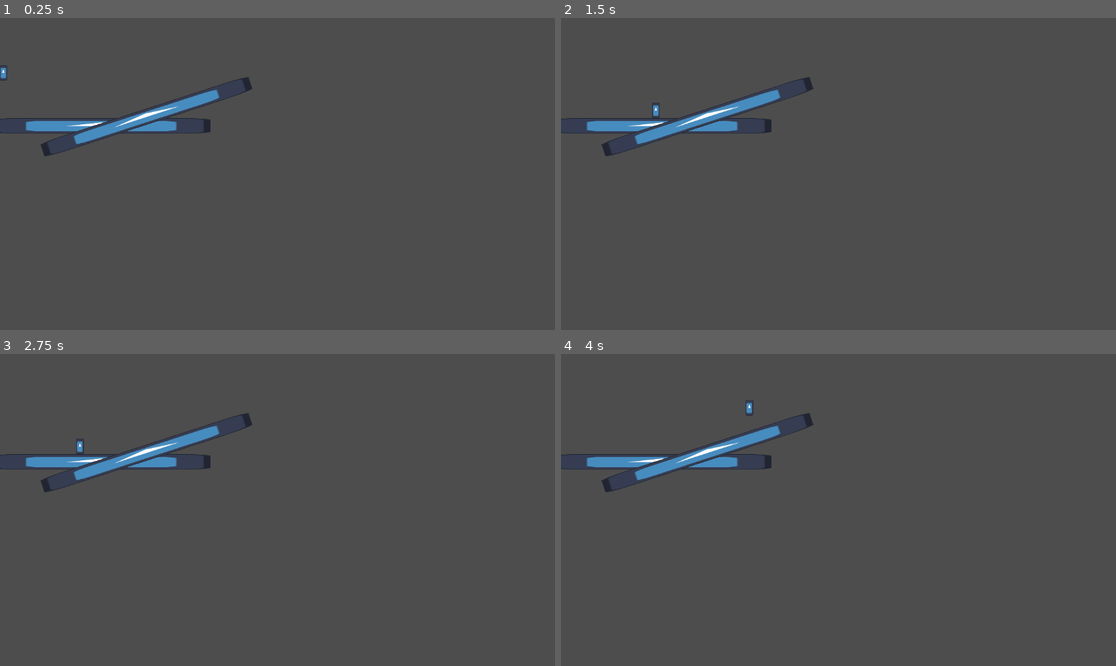
Above: before the commit, frames 1-4 (two rows, left to right).
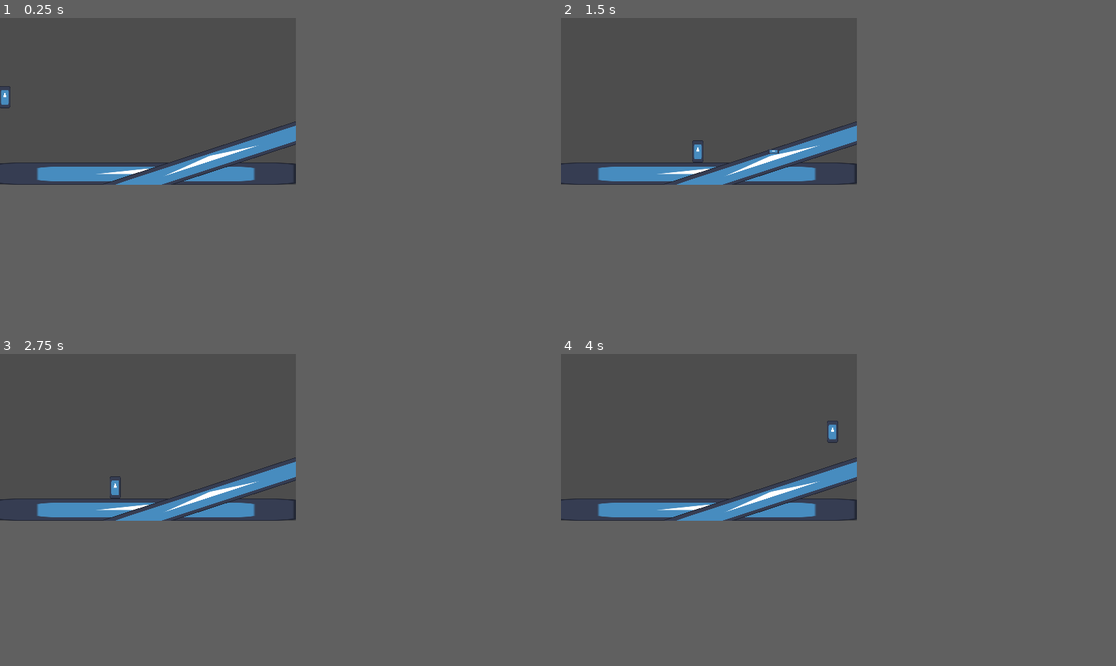
Above: after the commit, the same moments.

Repository: BisDante/venom-shadow
Game: Godot game, scene res://scenes/test_stage.tscn
The game is run twice, just before and just after one commit, with the same random seed, the same clock (stepped at 60 frames per second) and the same inputs. The engine's default icon, where the game draws it, is replaced by a stand-in: a white triangle on a blue panel in a dark square.
Inputs:
- Up to frame 1 (0.25 s): no input
- Up to frame 2 (1.5 s): tap Enter (ui_accept) at 0.5, 0.77 s; hold Right (ui_right) from 0.53 s (still down); tap A (shoot, bound only after the commit) at 0.6, 1.35 s
- Up to frame 3 (2.75 s): tap Enter (ui_accept) at 1.52 s; release Right (ui_right) at 2.03 s; hold Left (ui_left) from 2.03 s (still down); tap A (shoot, bound only after the commit) at 2.1 s
- Up to frame 4 (4 s): release Left (ui_left) at 2.78 s; hold Right (ui_right) from 2.78 s (still down); tap A (shoot, bound only after the commit) at 2.85, 3.6 s; tap Enter (ui_accept) at 3.02, 3.77 s
In our replay, the window is 799x449 before the commit and 426x240 after it. These sizes can differ from the game's own. Grey fills any space a smaller window leaves; there, only what the larger window draws over its background counts as a difference.

The runs differ from the first frame. In frame 1, 5.2% of the frame differs, in the area x 0-54%, y 15-54%; in frame 2, 5.2%, in the area x 0-54%, y 18-54%; in frame 3, 5.1%; in frame 4, 5.2%.

Commit message:
consertada a resolução e mecânica de tiro

Diff:
--- a/project.godot
+++ b/project.godot
@@ -15,6 +15,19 @@
 config/features=PackedStringArray("4.5", "GL Compatibility")
 config/icon="res://assets/sprites/icon.svg"
 
+[display]
+
+window/size/viewport_width=426
+window/size/viewport_height=240
+
+[input]
+
+shoot={
+"deadzone": 0.2,
+"events": [Object(InputEventKey,"resource_local_to_scene":false,"resource_name":"","device":-1,"window_id":0,"alt_pressed":false,"shift_pressed":false,"ctrl_pressed":false,"meta_pressed":false,"pressed":false,"keycode":0,"physical_keycode":65,"key_label":0,"unicode":97,"location":0,"echo":false,"script":null)
+]
+}
+
 [rendering]
 
 renderer/rendering_method="gl_compatibility"
